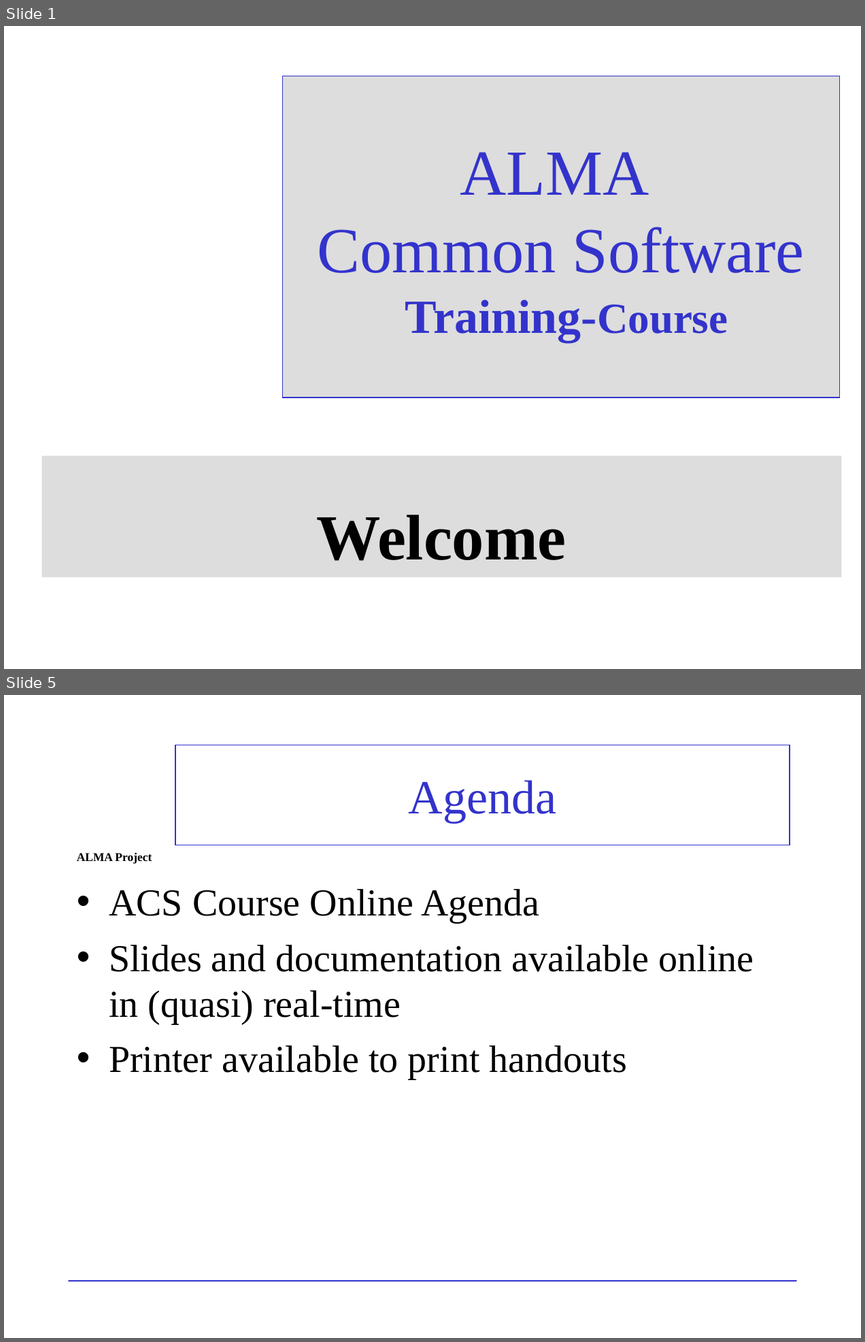
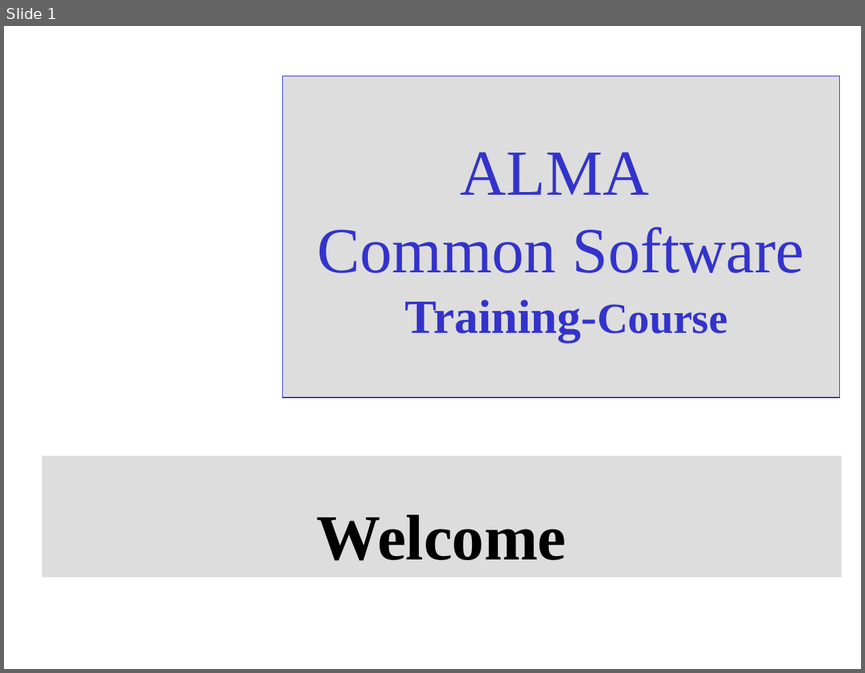
Before and after one commit to ACS-Community/ACS, a slide deck: Documents/ACS-Course/ACSCourse-Wellcome.ppt. Shown one above the other, each under a label of ours: slides 1 and 5 before the commit, slide 1 after it; the slides between them are not shown. The pictures are 865x1342 and 865x673 pixels, drawn with LibreOffice and Linux fonts; fonts in the diff are those of the drawing; background and template pictures are left out. Boxes give left, top, right and bottom in pixels: in the first picture for what was removed or moved away, otherwise in the second. Text is boxed around its words. In the diff, an @@ line names an element or a change of style, - is before the commit and + after.

Commit message:
Updated for course in Garching 2007

```diff
--- a/Documents/ACS-Course/ACSCourse-Wellcome.ppt
+++ b/Documents/ACS-Course/ACSCourse-Wellcome.ppt
@@ slide 5 removed at bbox=[4, 695, 861, 1338], background picture (left out) @@
@@ title removed at bbox=[175, 745, 789, 845] @@
-Agenda
@@ text removed at bbox=[77, 853, 152, 864] @@
-ALMA Project
@@ text removed at bbox=[109, 889, 754, 1079] @@
-• ACS Course Online Agenda
-• Slides and documentation available online in (quasi) real-time
-• Printer available to print handouts
@@ line removed from (68, 1280) to (797, 1280) @@
@@ page number removed at bbox=[618, 1280, 797, 1323] @@
-5
```
Also in this commit, not shown: 1 slide changed, 1 slide added, 2 other slides removed.
